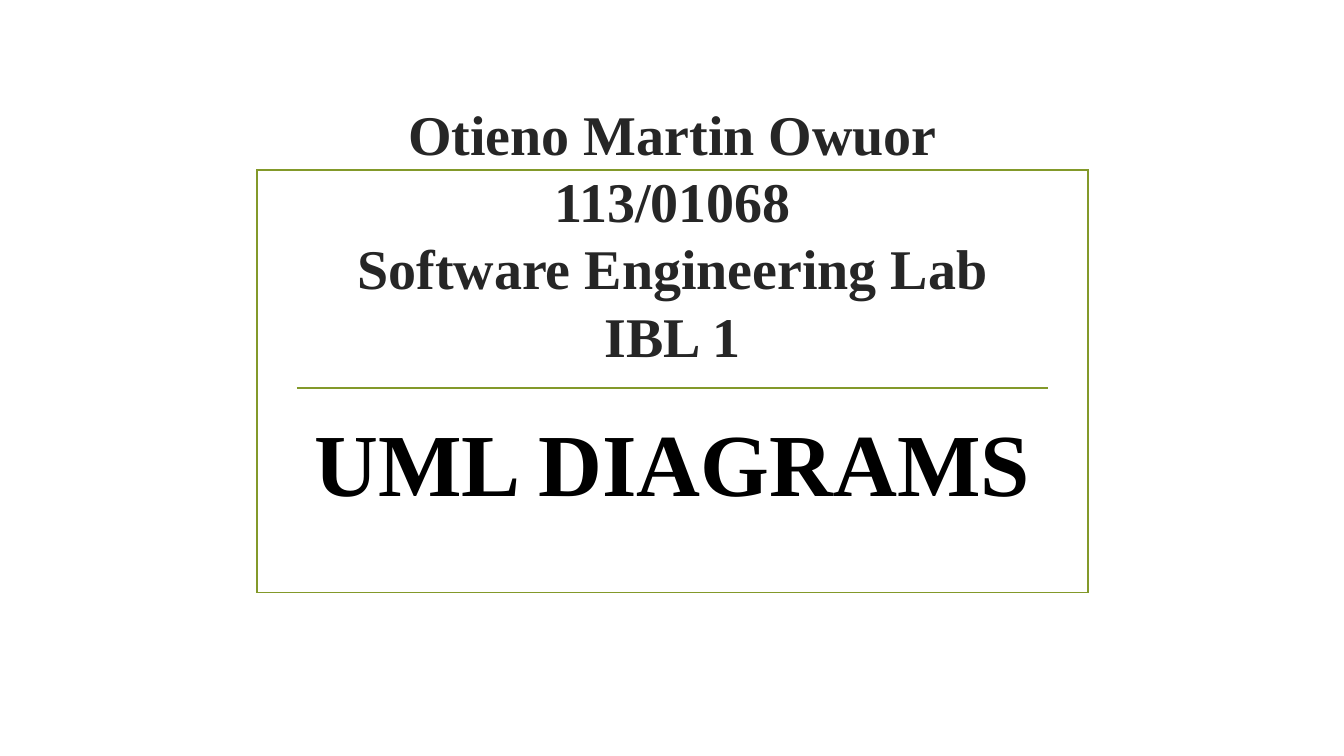
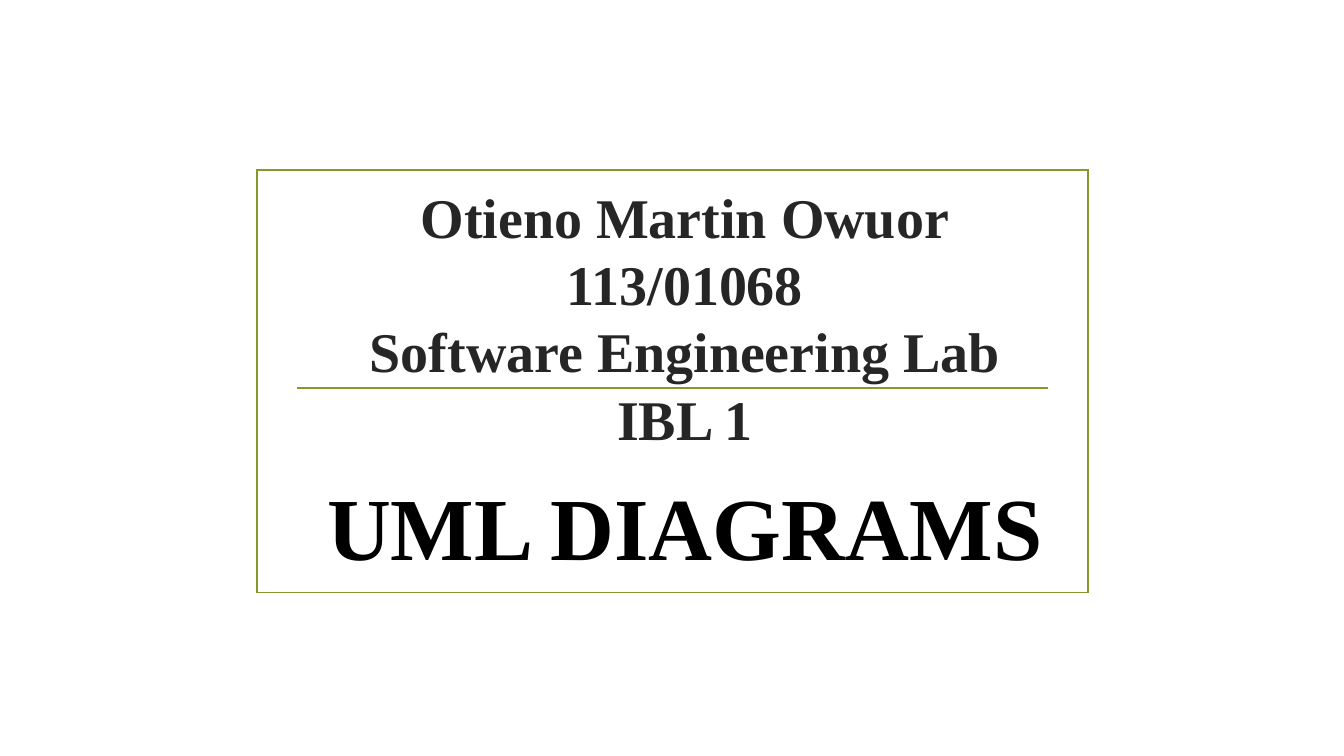
Before and after one commit to OtienoMartin/Integrity, a slide deck: slide 1 of 03 UML Diagrams [Week 1].pptx. Drawn at 1344x756 pixels with LibreOffice and Linux fonts; fonts in the diff are those of the drawing; background and template pictures are left out. Boxes give left, top, right and bottom in pixels: in the first picture for what was removed or moved away, otherwise in the second. Text is boxed around its words. In the diff, an @@ line names an element or a change of style, - is before the commit and + after.

```diff
--- a/03 UML Diagrams [Week 1].pptx
+++ b/03 UML Diagrams [Week 1].pptx
@@ title "Otieno Martin Owuor 113/01068 Software ...": place and size @@
-title "Otieno Martin Owuor 113/01068 Software ..." at bbox=[357, 116, 987, 357]
+title "Otieno Martin Owuor 113/01068 Software ..." at bbox=[370, 199, 999, 440]
@@ subtitle "UML DIAGRAMS": place and size @@
-subtitle "UML DIAGRAMS" at bbox=[315, 437, 1030, 497]
+subtitle "UML DIAGRAMS" at bbox=[327, 501, 1043, 561]
```
Also in this commit, not shown: 7 other files.
